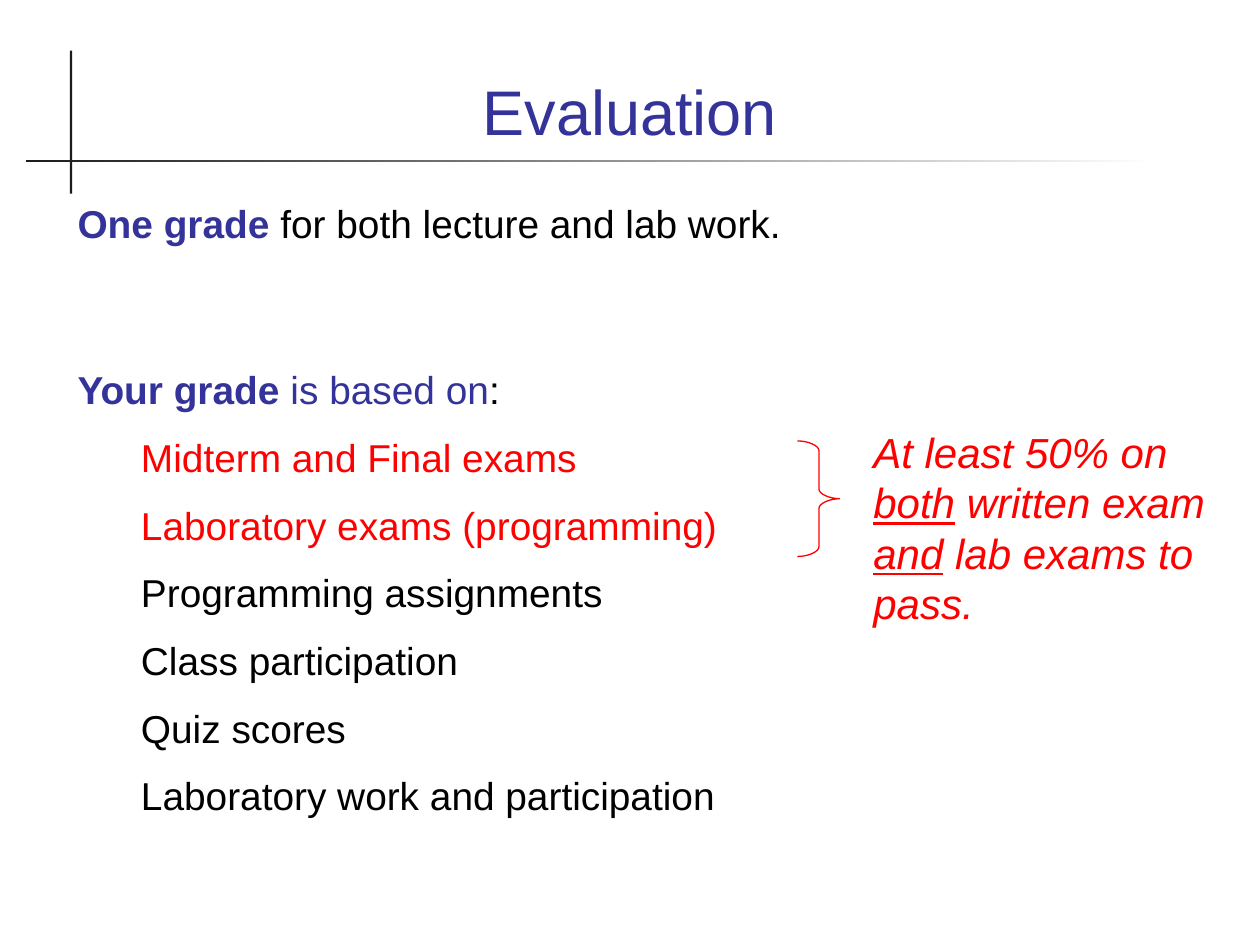
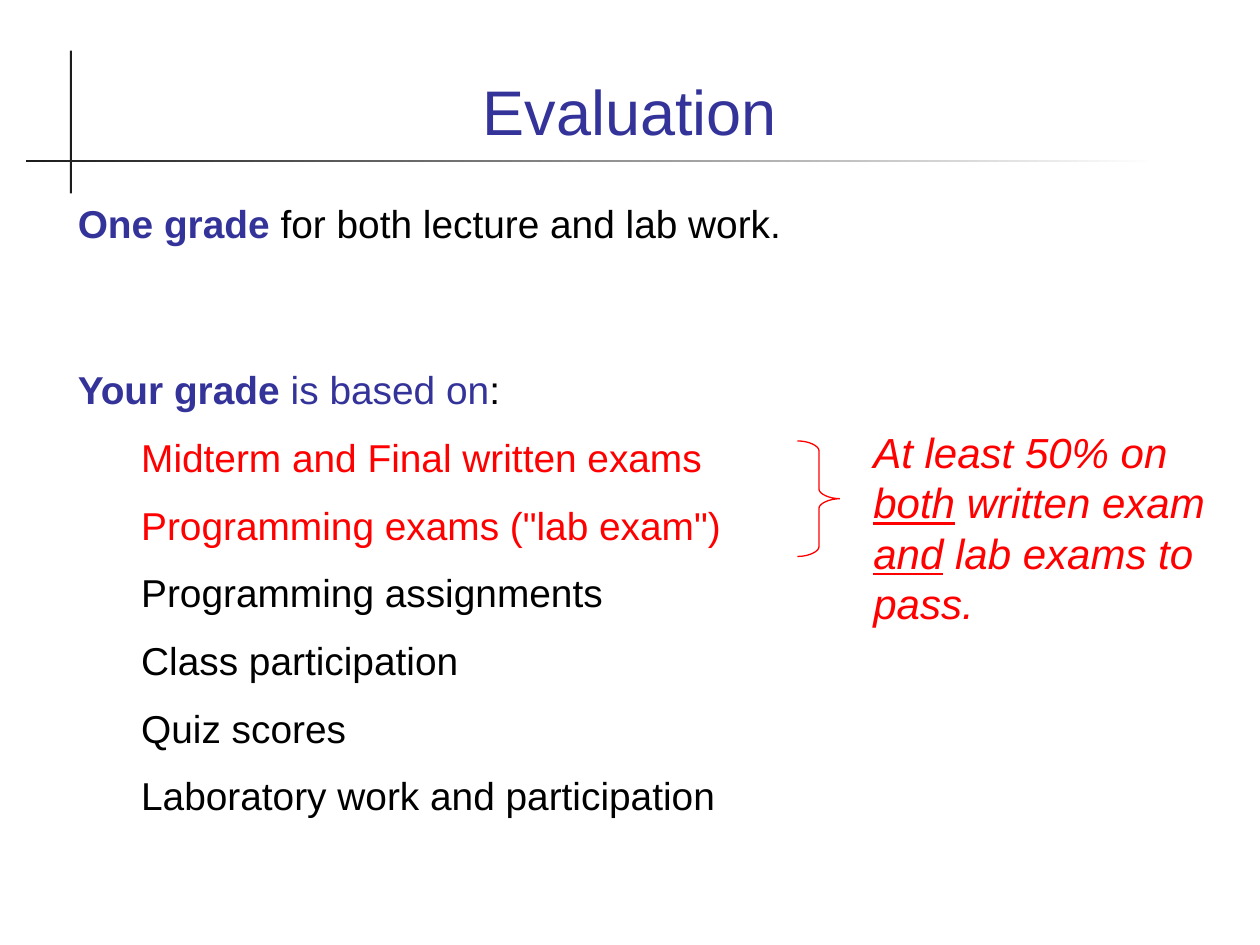
Before and after one commit to skeoop/skeoop.github.io, a slide deck: slide 8 of week1/0-Introduction-to-Course.ppt. Drawn at 1260x945 pixels with LibreOffice and Linux fonts; fonts in the diff are those of the drawing. Boxes give left, top, right and bottom in pixels: in the first picture for what was removed or moved away, otherwise in the second. Text is boxed around its words. In the diff, an @@ line names an element or a change of style, - is before the commit and + after.

```diff
--- a/week1/0-Introduction-to-Course.ppt
+++ b/week1/0-Introduction-to-Course.ppt
@@ text at box(141, 444, 721, 547): text changed @@
-  Midterm and Final exams
-  Laboratory exams (programming)
+  Midterm and Final written exams
+  Programming exams ("lab exam")
```
Also in this commit, not shown: 6 other slides changed, 6 other files.
